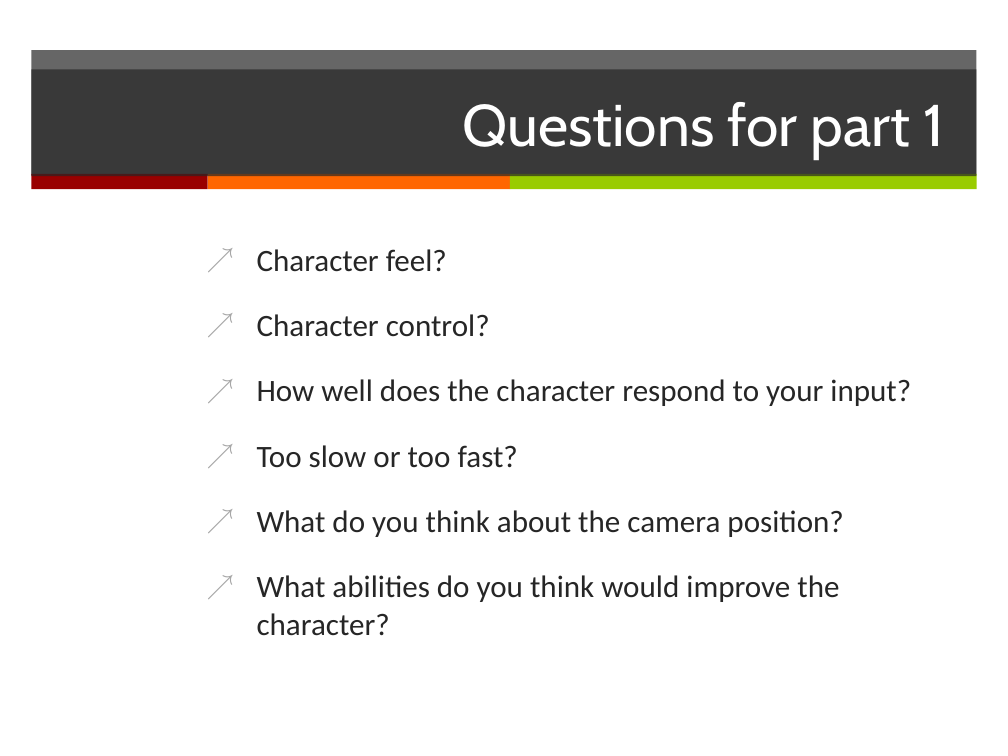
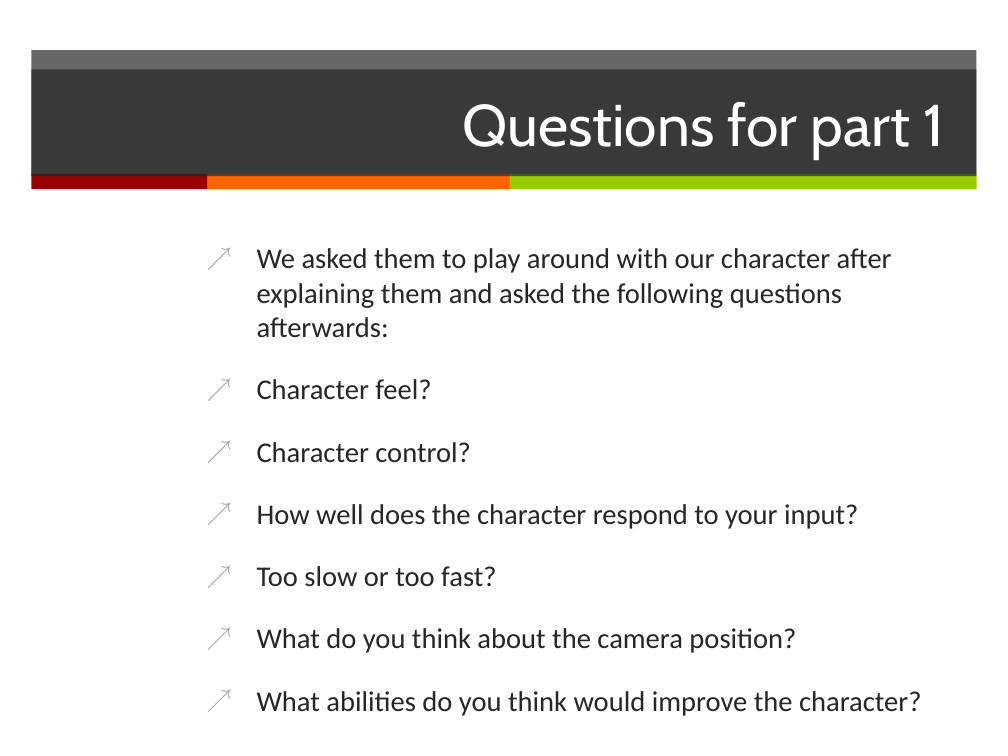
Before and after one commit to JELGT2011/Wizards-Of-Dos, a slide deck: slide 4 of P1.pptx (slide 3 before the commit). Drawn at 1008x756 pixels with LibreOffice and Linux fonts; fonts in the diff are those of the drawing. Boxes give left, top, right and bottom in pixels: in the first picture for what was removed or moved away, otherwise in the second. Text is boxed around its words. In the diff, an @@ line names an element or a change of style, - is before the commit and + after.

```diff
--- a/P1.pptx
+++ b/P1.pptx
@@ text at [257, 248, 892, 338]: paragraph added @@
+↗ We asked them to play around with our character after explaining them and asked the following questions afterwards:
@@ text at [257, 379, 922, 716]: size 22.2 to 20.4 pt in "Character feel?", "Character control?", "How well does the character respond to ...", "Too slow or too fast?" and 2 more places @@
```
Also in this commit, not shown: 4 other slides changed, 8 slides added.
